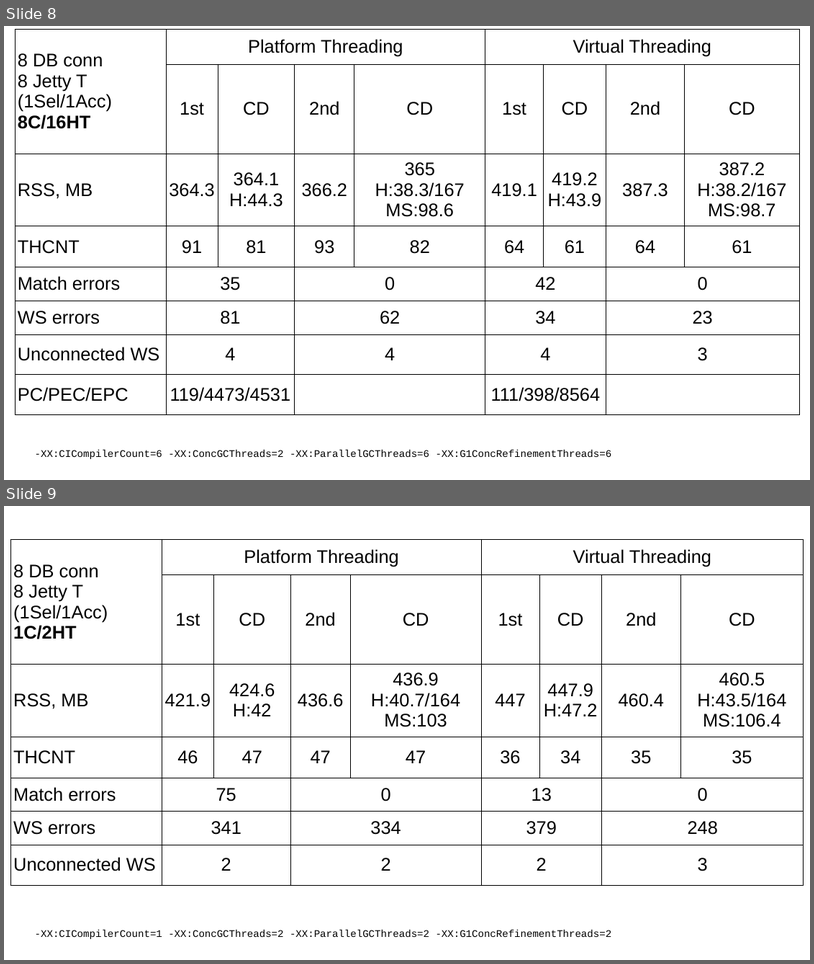
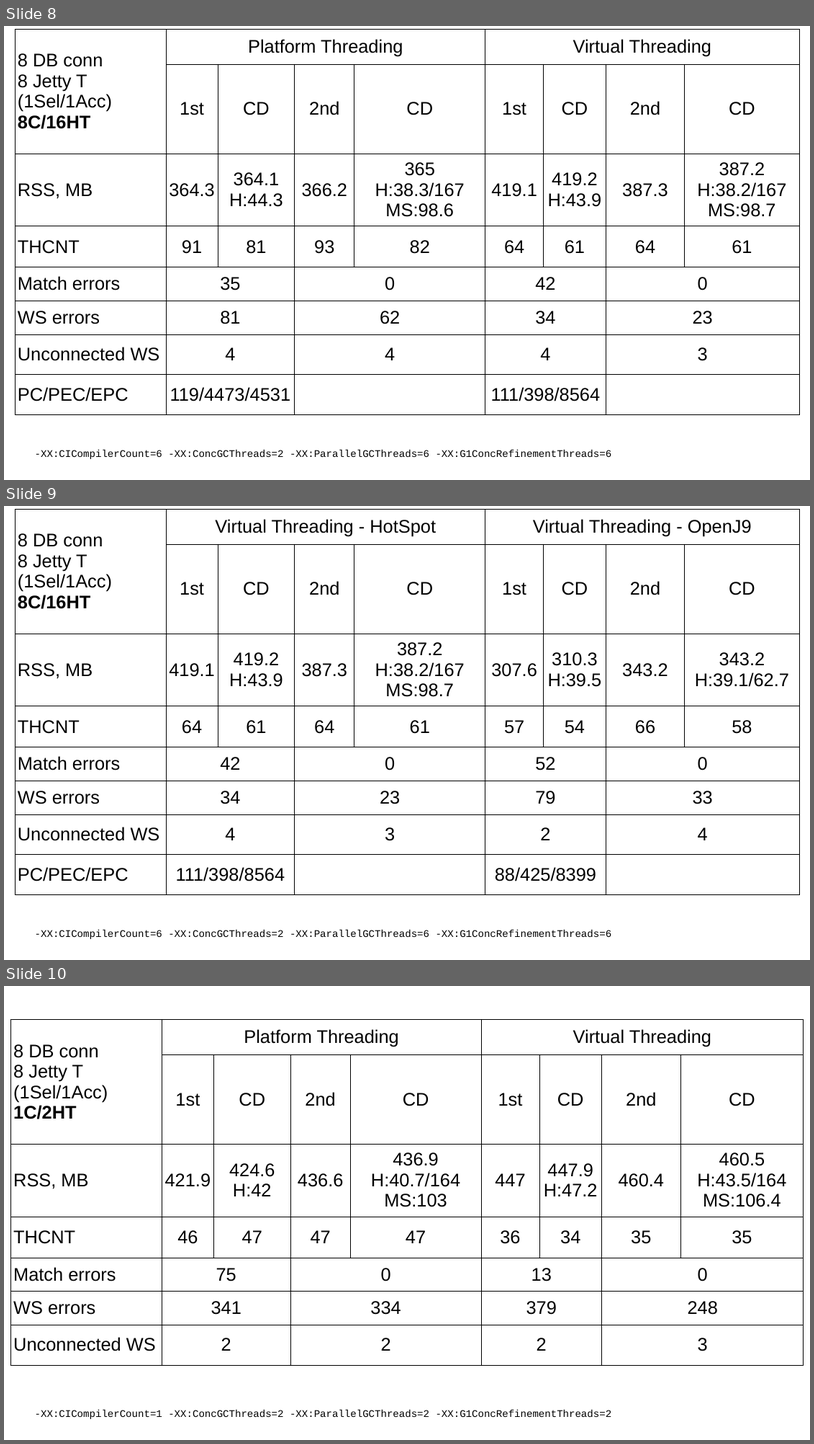
Before and after one commit to ettavolt/vt-talk, a slide deck: presentation/VirtualThreads.odp. Shown one above the other, each under a label of ours: slides 8 and 9 before the commit, slides 8, 9 and 10 after it. The pictures are 814x964 and 814x1444 pixels, drawn with LibreOffice and Linux fonts; fonts in the diff are those of the drawing. Boxes give left, top, right and bottom in pixels: in the first picture for what was removed or moved away, otherwise in the second. Text is boxed around its words. In the diff, an @@ line names an element or a change of style, - is before the commit and + after.

Commit message:
Test OpenJ9.

```diff
--- a/presentation/VirtualThreads.odp
+++ b/presentation/VirtualThreads.odp
@@ slide 9 added at [4, 506, 810, 960], background #FFFFFF @@
@@ table added at [15, 509, 801, 893], 8 rows, 9 columns @@
+8 DB conn 8 Jetty T (1Sel/1Acc) 8C/16HT | Virtual Threading - HotSpot |  |  |  | Virtual Threading - OpenJ9 |  |  | 
+ | 1st | CD | 2nd | CD | 1st | CD | 2nd | CD
+RSS, MB | 419.1 | 419.2 H:43.9 | 387.3 | 387.2 H:38.2/167 MS:98.7 | 307.6 | 310.3 / H:39.5 | 343.2 | 343.2 / H:39.1/62.7
+THCNT | 64 | 61 | 64 | 61 | 57 | 54 | 66 | 58
+Match errors | 42 |  | 0 |  | 52 |  | 0 | 
+WS errors | 34 |  | 23 |  | 79 |  | 33 | 
+Unconnected WS | 4 |  | 3 |  | 2 |  | 4 | 
+PC/PEC/EPC | 111/398/8564 |  |  |  | 88/425/8399 |  |  | 
@@ text added at [35, 929, 612, 939], 10 pt, text #000000 @@
+-XX:CICompilerCount=6 -XX:ConcGCThreads=2 -XX:ParallelGCThreads=6 -XX:G1ConcRefinementThreads=6
@@ what was slide 9 is now slide 10 @@
```
Also in this commit, not shown: 1 other file.
